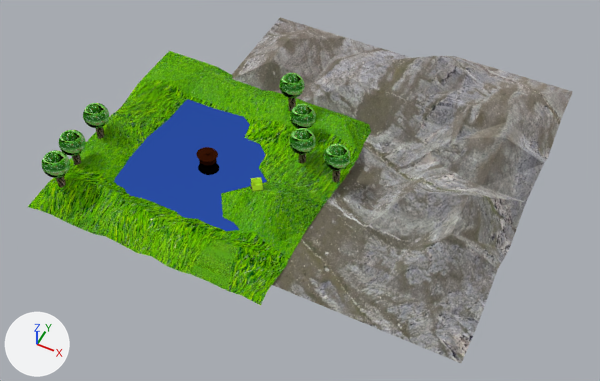
A saved change to the Blender file 01-Models/LWmointains.blend.
The view is the same before and after, from a 50 mm camera at (21.7, -30.2, 38.6) aimed at (6.0, 1.1, -0.6). The axes (+X, +Y, +Z) are drawn at lower left. The lights are the same throughout.
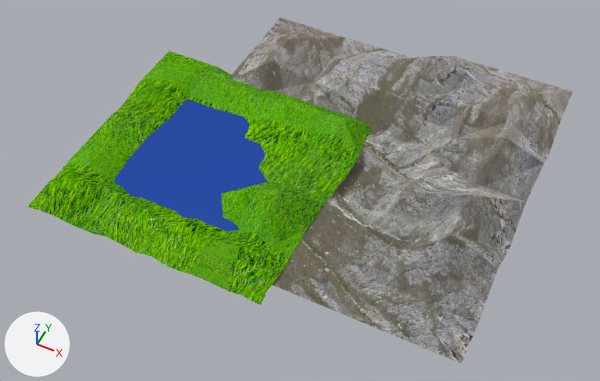
The change, as a diff of the scene's bpy script:
```diff
--- a/01-Models/LWmointains.blend.py
+++ b/01-Models/LWmointains.blend.py
@@ ob_circle_006 @@
-ob_circle_006 = bpy.data.objects.new('Circle.006', me_circle_006)
-ob_circle_006.location = (-7.12, -1.46, 0.4)
-ob_circle_006.scale = (0.235, 0.235, 0.235)
@@ ob_circle_005 @@
-ob_circle_005 = bpy.data.objects.new('Circle.005', me_circle_005)
-ob_circle_005.location = (-7.11, -4.0, 0.25)
-ob_circle_005.scale = (0.235, 0.235, 0.235)
@@ ob_circle_004 @@
-ob_circle_004 = bpy.data.objects.new('Circle.004', me_circle_004)
-ob_circle_004.location = (-6.18, -6.51, 1.13)
-ob_circle_004.scale = (0.235, 0.235, 0.235)
@@ ob_circle_003 @@
-ob_circle_003 = bpy.data.objects.new('Circle.003', me_circle_003)
-ob_circle_003.location = (8.1, 1.85, 0.59)
-ob_circle_003.scale = (0.235, 0.235, 0.235)
@@ ob_circle_002 @@
-ob_circle_002 = bpy.data.objects.new('Circle.002', me_circle_002)
-ob_circle_002.location = (5.71, 2.01, 0.72)
-ob_circle_002.scale = (0.235, 0.235, 0.235)
@@ ob_circle_001 @@
-ob_circle_001 = bpy.data.objects.new('Circle.001', me_circle_001)
-ob_circle_001.location = (4.71, 4.06, 0.63)
-ob_circle_001.scale = (0.235, 0.235, 0.235)
@@ ob_circle @@
-ob_circle = bpy.data.objects.new('Circle', me_circle)
-ob_circle.location = (3.09, 5.77, 1.24)
-ob_circle.scale = (0.235, 0.235, 0.235)
@@ ob_circle_007 @@
-ob_circle_007 = bpy.data.objects.new('Circle.007', me_circle_007)
-ob_circle_007.location = (0.0, 0.0, 0.45)
-ob_circle_007.scale = (0.576, -0.509, 0.576)
@@ ob_circle_008 @@
-ob_circle_008 = bpy.data.objects.new('Circle.008', me_circle_008)
-ob_circle_008.location = (4.85, -1.57, 1.76)
-ob_circle_008.rotation_euler = (1.526, 0.996, -0.967)  # degrees (87, 57, -55)
-ob_circle_008.scale = (0.125, 0.125, 0.125)
```

Changed parts and their boxes (x1, y1, x2, y2) in the pictures (600 x 381 px):
'Circle.004', deleted (green): before (42, 150, 70, 188)
'Circle.003', deleted (green): before (324, 144, 351, 183)
'Circle.005', deleted (green): before (59, 130, 86, 165)
'Circle.002', deleted (green): before (289, 128, 316, 163)
'Circle.006', deleted (green): before (83, 103, 109, 139)
'Circle', deleted (green): before (279, 73, 305, 112)
'Circle.001', deleted (green): before (290, 104, 316, 129)
'Circle.007', deleted: before (196, 147, 218, 165)
'Circle.008', deleted: before (251, 177, 263, 191)
